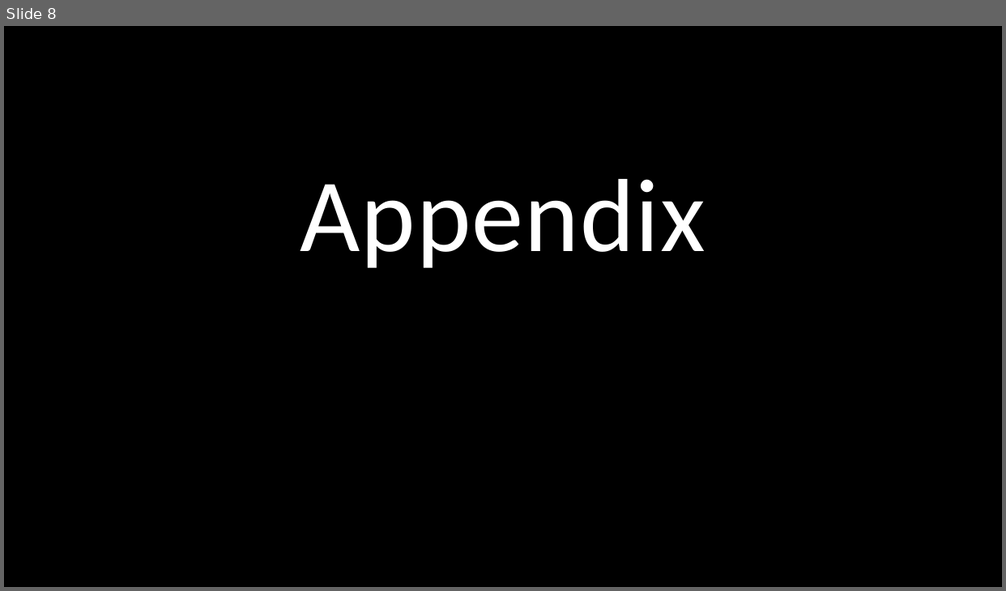
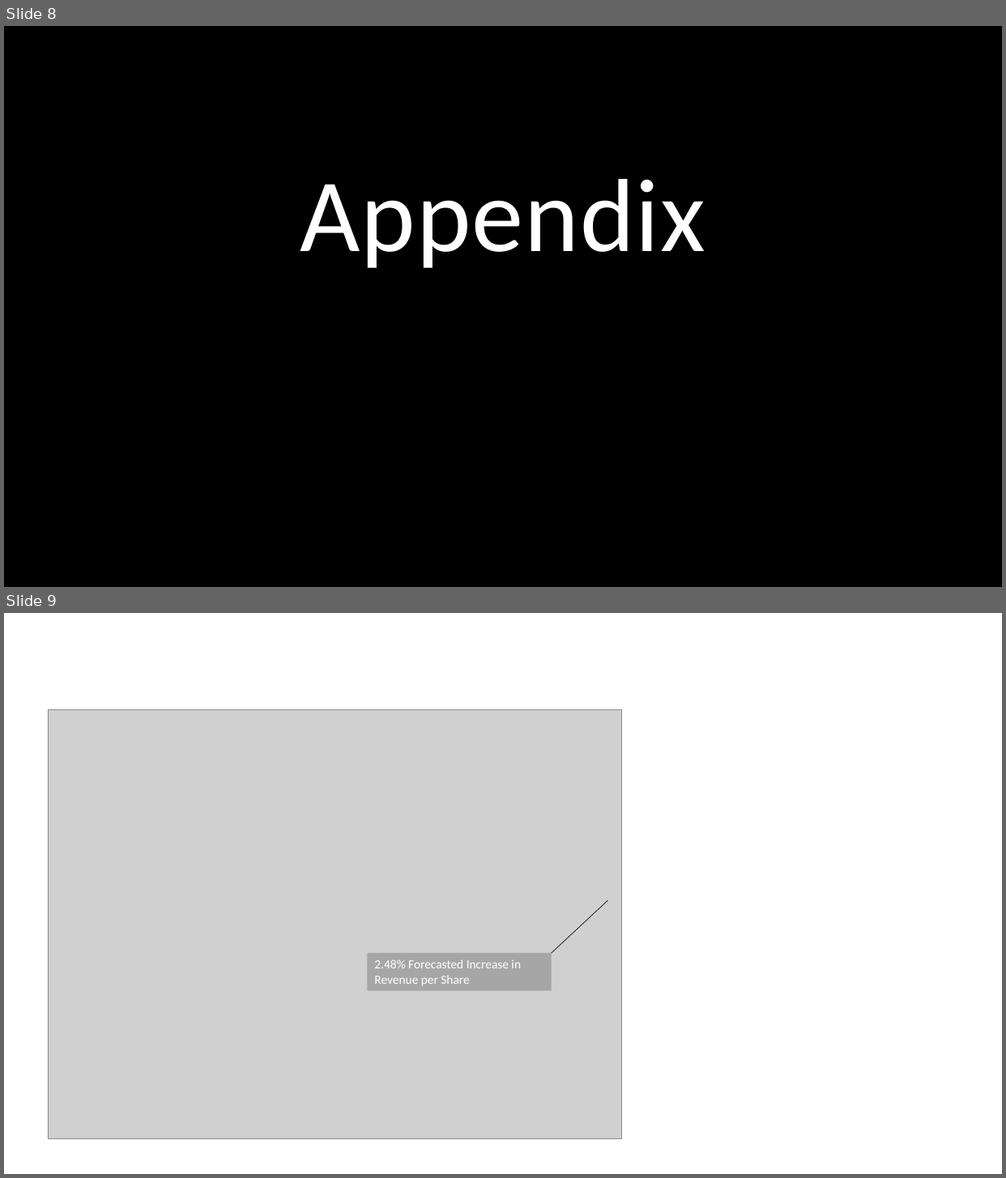
Before and after one commit to bentson1187/dsc-phase-4-project, a slide deck: Stakeholder Presentation.pptx. Shown one above the other, each under a label of ours: slide 8 before the commit, slides 8 and 9 after it. The pictures are 1006x591 and 1006x1178 pixels, drawn with LibreOffice and Linux fonts; fonts in the diff are those of the drawing; grey boxes stand for pictures; background and template pictures are left out. Boxes give left, top, right and bottom in pixels: in the first picture for what was removed or moved away, otherwise in the second. Text is boxed around its words. In the diff, an @@ line names an element or a change of style, - is before the commit and + after.

```diff
--- a/Stakeholder Presentation.pptx
+++ b/Stakeholder Presentation.pptx
@@ slide 9 added at [4,613,1002,1174], background #FFFFFF @@
@@ picture added at [49,709,622,1139] @@
@@ line added from (607, 901) to (552, 954), #000000 0.5 pt @@
@@ rectangle added at [367,954,552,991], fill #A6A6A6, 12 pt, text #FFFFFF @@
+2.48% Forecasted Increase in Revenue per Share
```
Also in this commit, not shown: 1 slide changed.
